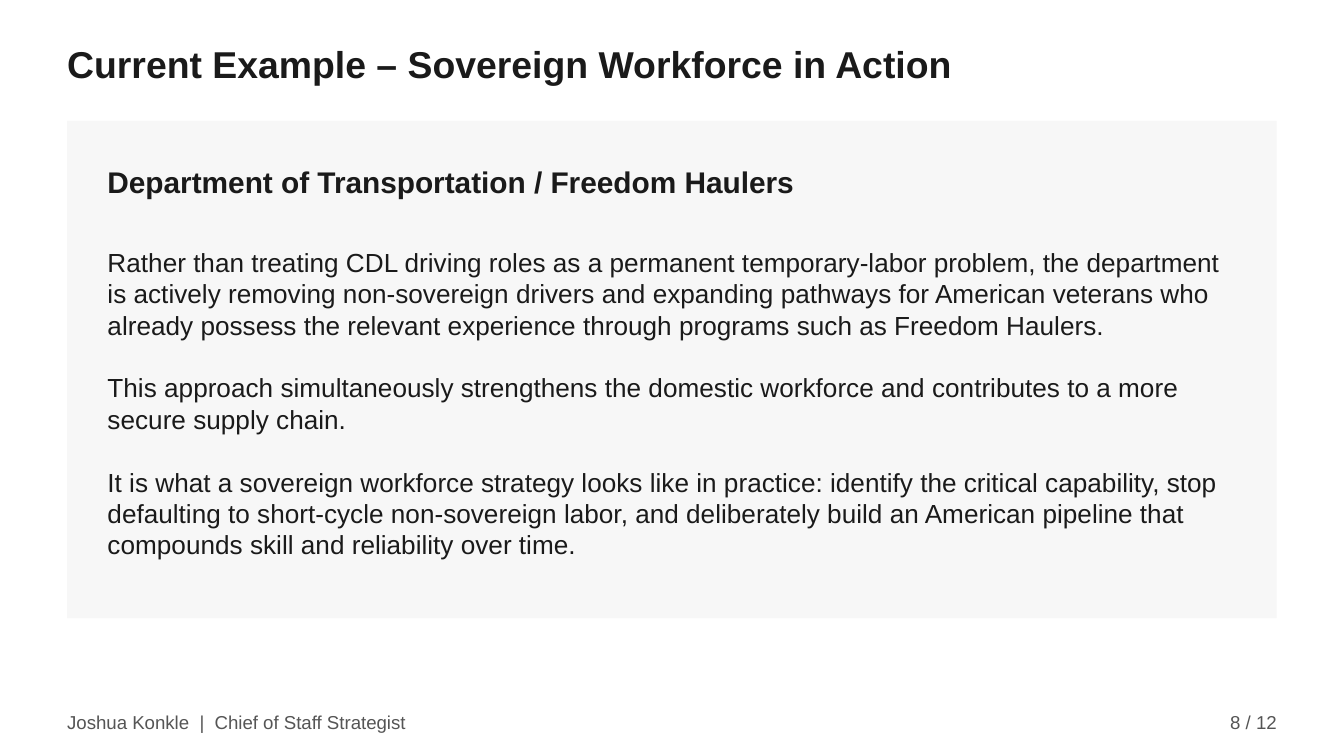
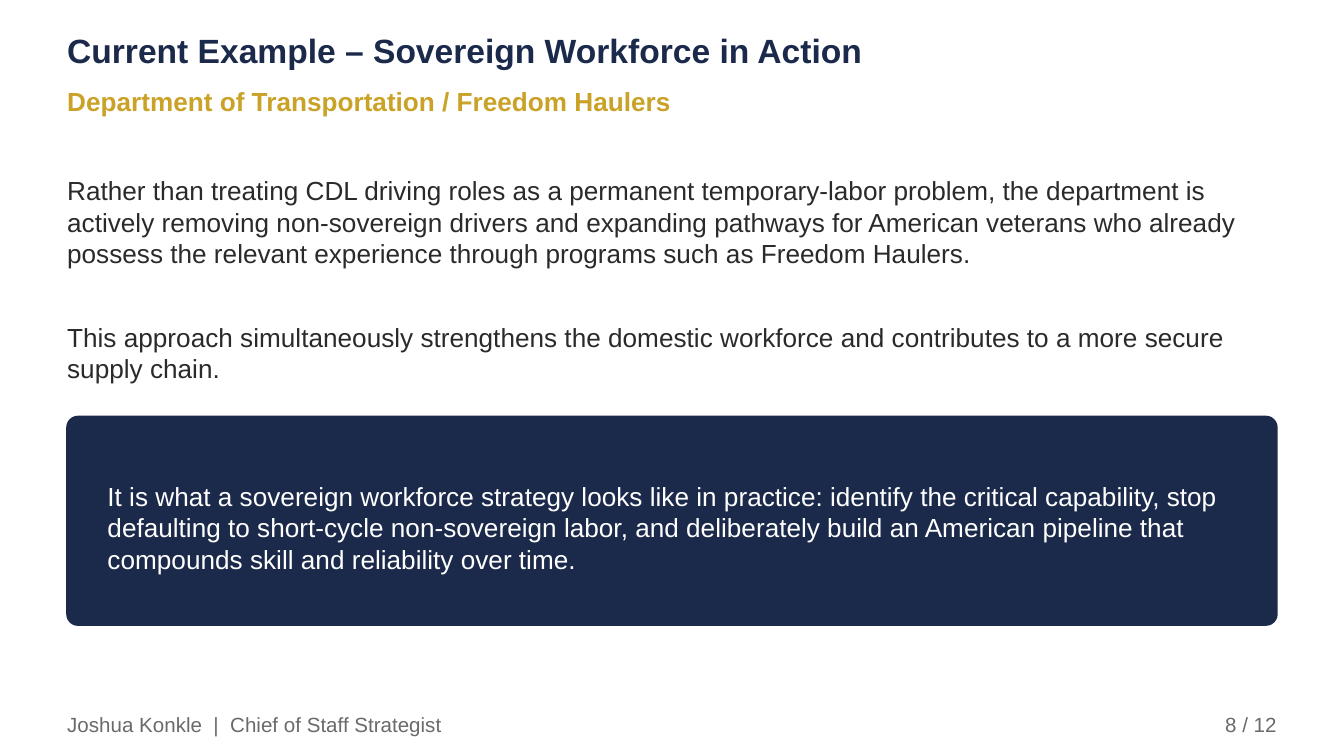
Before and after one commit to joshuakonkle/Hamilton-System, a slide deck: slide 8 of docs/webinar-resources/Module5-BMC-American-System-Hamiltonian-Workforce-Strategy.pptx. Drawn at 1344x756 pixels with LibreOffice and Linux fonts; fonts in the diff are those of the drawing. Boxes give left, top, right and bottom in pixels: in the first picture for what was removed or moved away, otherwise in the second. Text is boxed around its words. In the diff, an @@ line names an element or a change of style, - is before the commit and + after.

```diff
--- a/docs/webinar-resources/Module5-BMC-American-System-Hamiltonian-Workforce-Strategy.pptx
+++ b/docs/webinar-resources/Module5-BMC-American-System-Hamiltonian-Workforce-Strategy.pptx
@@ rectangle: place and size @@
-rectangle at (67, 121, 1277, 618)
+rectangle at (0, 0, 1344, 755)
@@ rectangle at (0, 0, 1344, 755): fill #F7F7F7 to #FFFFFF; outline none to #FFFFFF 1 pt @@
@@ text "Current Example – Sovereign Workforce ...": place and size @@
-text "Current Example – Sovereign Workforce ..." at (67, 51, 951, 86)
+text "Current Example – Sovereign Workforce ..." at (67, 38, 861, 69)
@@ text "Current Example – Sovereign Workforce ..." at (67, 38, 861, 69): size 20 to 18 pt, text colour #1A1A1A to #1B2A4A @@
@@ text "Department of Transportation / Freedom ...": place and size @@
-text "Department of Transportation / Freedom ..." at (107, 171, 794, 198)
+text "Department of Transportation / Freedom ..." at (67, 92, 670, 117)
@@ text "Department of Transportation / Freedom ..." at (67, 92, 670, 117): size 16 to 14 pt, text colour #1A1A1A to #C9A227 @@
@@ text "Rather than treating CDL driving ...": place and size @@
-text "Rather than treating CDL driving ..." at (107, 253, 1219, 560)
+text "Rather than treating CDL driving ..." at (67, 181, 1235, 269)
@@ text "Rather than treating CDL driving ..." at (67, 181, 1235, 269): text colour #1A1A1A to #2A2A2A @@
@@ text added at (67, 328, 1224, 384), 14 pt, text #2A2A2A @@
+This approach simultaneously strengthens the domestic workforce and contributes to a more secure supply chain.
@@ text at (107, 378, 1216, 560): paragraphs removed @@
-This approach simultaneously strengthens the domestic workforce and contributes to a more secure supply chain.
-It is what a sovereign workforce strategy looks like in practice: identify the critical capability, stop defaulting to short-cycle non-sovereign labor, and deliberately build an American pipeline that compounds skill and reliability over time.
@@ rounded rectangle added at (67, 417, 1277, 625), fill #1B2A4A, outline #1B2A4A 1 pt @@
@@ text added at (107, 487, 1216, 575), 14 pt, text #FFFFFF @@
+It is what a sovereign workforce strategy looks like in practice: identify the critical capability, stop defaulting to short-cycle non-sovereign labor, and deliberately build an American pipeline that compounds skill and reliability over time.
@@ text "Joshua Konkle | Chief of ..." at (67, 717, 441, 736): size 10 to 11 pt, text colour #555555 to #6A6A6A @@
@@ text "8 / 12" at (1225, 717, 1277, 732): size 10 to 11 pt, text colour #555555 to #6A6A6A @@
```
Also in this commit, not shown: 11 other slides changed, 9 other files.
